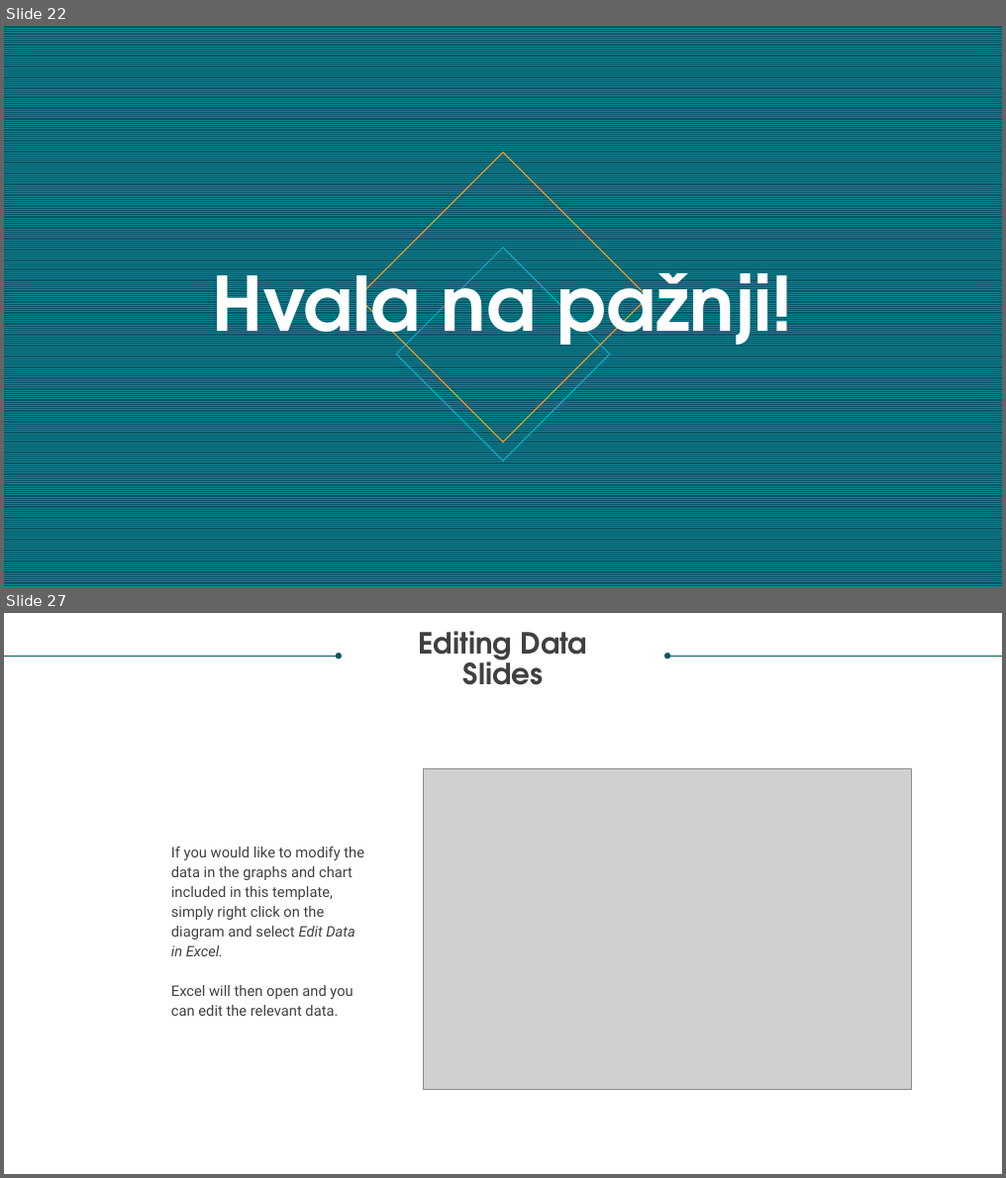
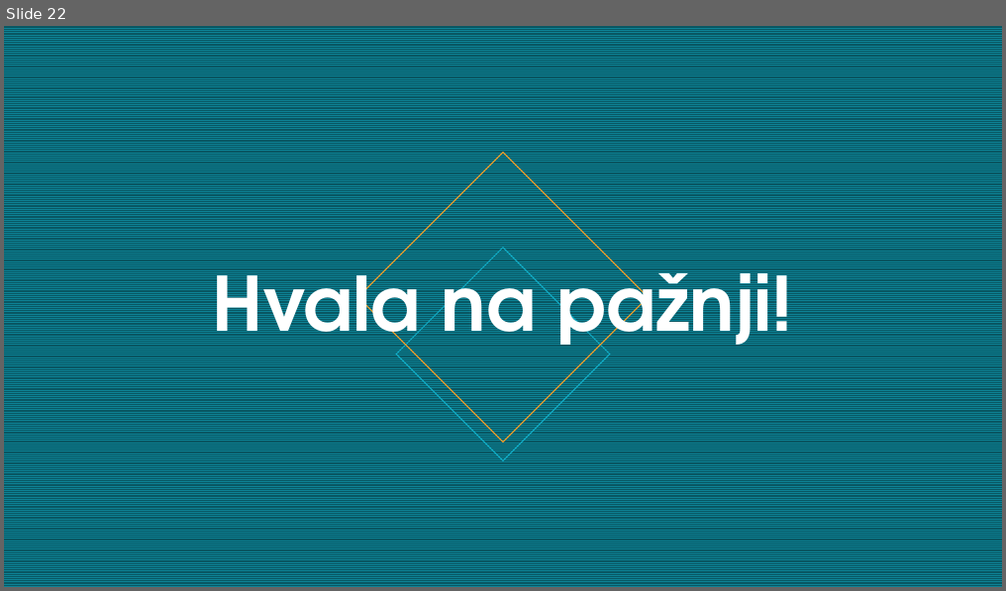
Before and after one commit to Nevenaa01/DebugIt, a slide deck: Nevena Gligorov diplomski prezentacija.pptx. Shown one above the other, each under a label of ours: slides 22 and 27 before the commit, slide 22 after it; the slides between them are not shown. The pictures are 1006x1178 and 1006x591 pixels, drawn with LibreOffice and Linux fonts; fonts in the diff are those of the drawing; grey boxes stand for pictures. Boxes give left, top, right and bottom in pixels: in the first picture for what was removed or moved away, otherwise in the second. Text is boxed around its words. In the diff, an @@ line names an element or a change of style, - is before the commit and + after.

```diff
--- a/Nevena Gligorov diplomski prezentacija.pptx
+++ b/Nevena Gligorov diplomski prezentacija.pptx
@@ slide 27 removed at [4,613,1002,1174], background #FFFFFF @@
@@ text removed at [419,631,587,685] @@
-Editing Data
-Slides
@@ arrow removed from (4, 656) to (339, 656) @@
@@ arrow removed from (1002, 656) to (667, 656) @@
@@ picture removed at [423,768,912,1090] @@
@@ text removed at [171,847,364,1016] @@
-If you would like to modify the data in the graphs and chart included in this template, simply right click on the diagram and select Edit Data in Excel.
-Excel will then open and you can edit the relevant data.
```
Also in this commit, not shown: 5 slides changed, 4 other slides removed, 1 other file.
